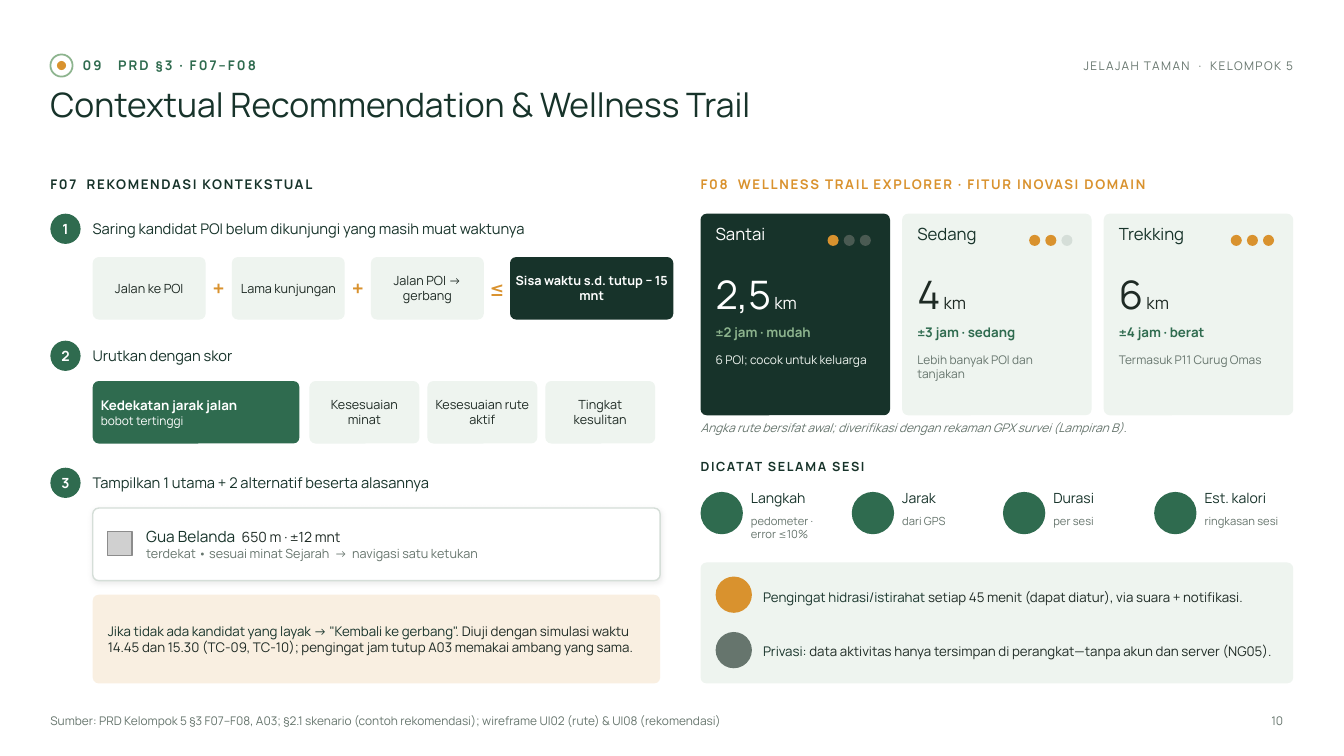
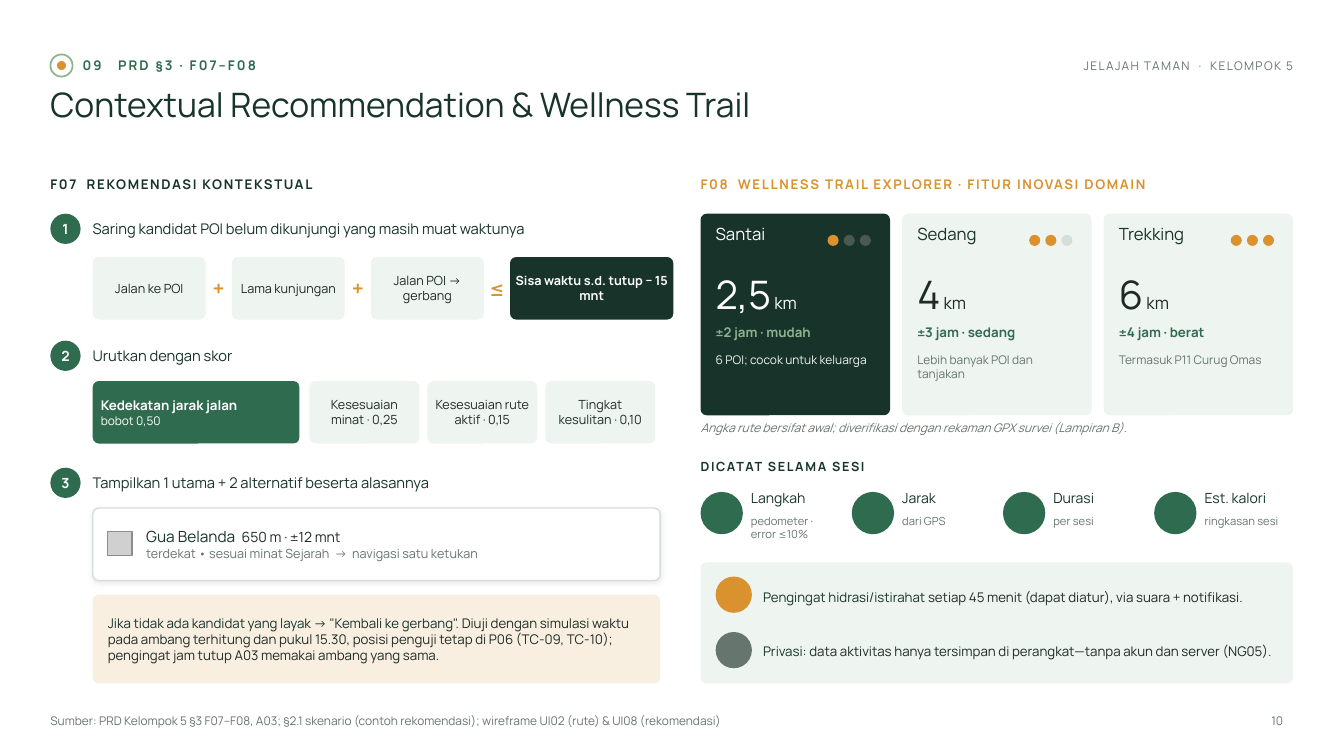
Before and after one commit to keaneplim/Transformasi-Digital-UAS, a slide deck: slide 10 of docs/presentation/Presentasi_Kel5_Jelajah_Taman.pptx. Drawn at 1344x756 pixels with LibreOffice and Linux fonts; fonts in the diff are those of the drawing; grey boxes stand for pictures; background and template pictures are left out. Boxes give left, top, right and bottom in pixels: in the first picture for what was removed or moved away, otherwise in the second. Text is boxed around its words. In the diff, an @@ line names an element or a change of style, - is before the commit and + after.

```diff
--- a/docs/presentation/Presentasi_Kel5_Jelajah_Taman.pptx
+++ b/docs/presentation/Presentasi_Kel5_Jelajah_Taman.pptx
@@ text at (101, 416, 161, 426): text changed @@
-bobot tertinggi
+bobot 0,50
@@ text at (331, 400, 398, 425): text changed @@
-Kesesuaian minat
+Kesesuaian minat · 0,25
@@ text at (436, 400, 529, 425): text changed @@
-Kesesuaian rute aktif
+Kesesuaian rute aktif · 0,15
@@ text at (559, 400, 642, 426): text changed @@
-Tingkat kesulitan
+Tingkat kesulitan · 0,10
@@ text at (108, 618, 629, 664): text changed @@
-Jika tidak ada kandidat yang layak → "Kembali ke gerbang". Diuji dengan simulasi waktu 14.45 dan 15.30 (TC-09, TC-10); pengingat jam tutup A03 memakai ambang yang sama.
+Jika tidak ada kandidat yang layak → "Kembali ke gerbang". Diuji dengan simulasi waktu pada ambang terhitung dan pukul 15.30, posisi penguji tetap di P06 (TC-09, TC-10); pengingat jam tutup A03 memakai ambang yang sama.
```
Also in this commit, not shown: 3 other slides changed, 18 other files.
